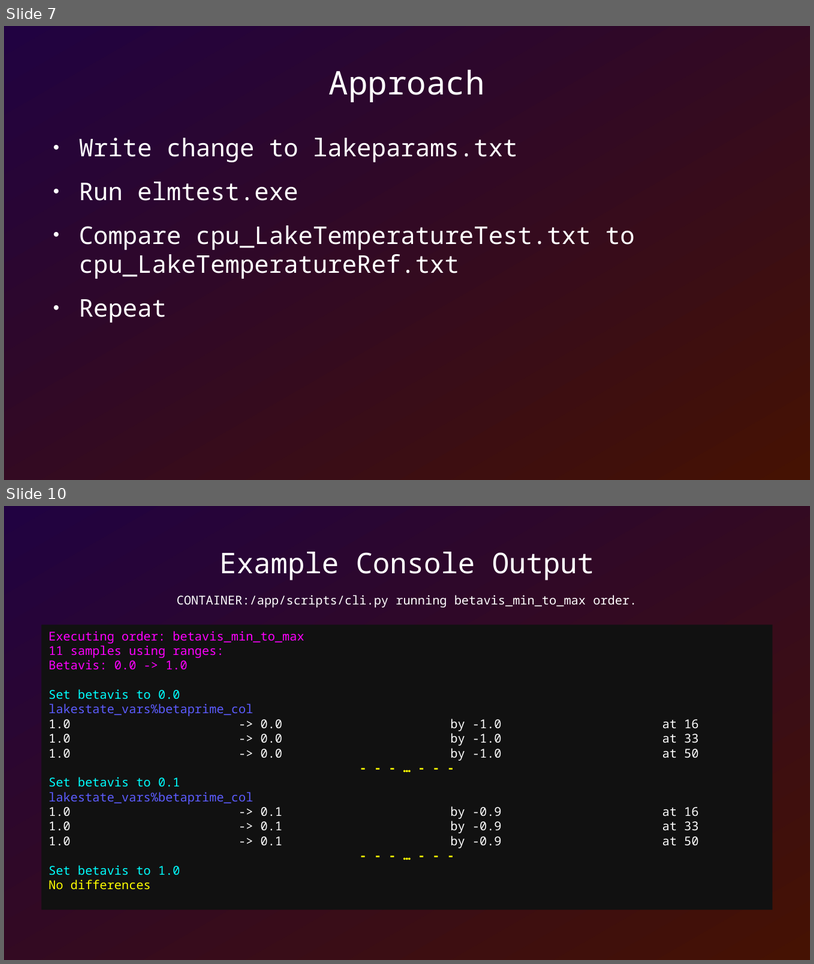
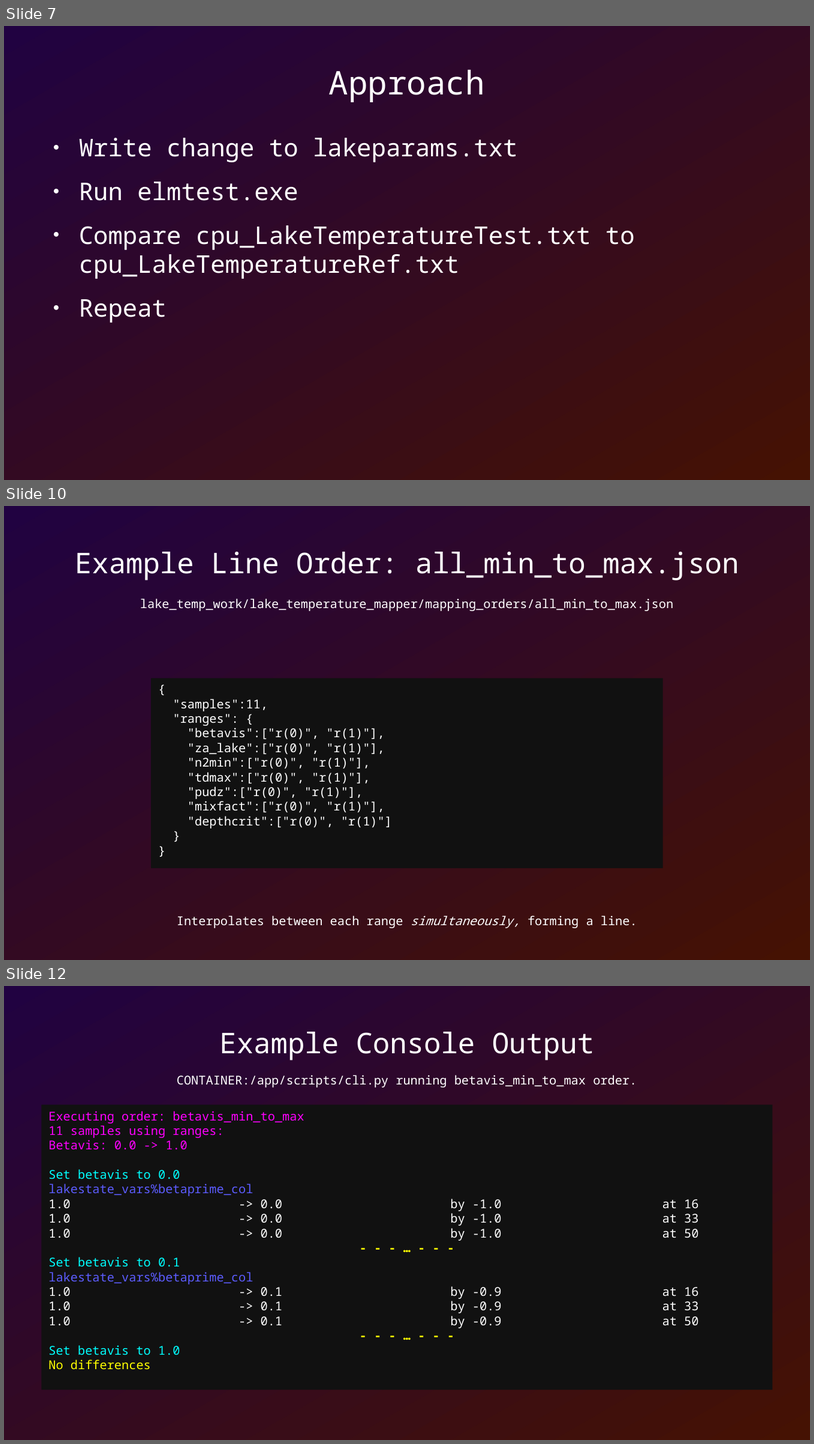
Before and after one commit to SamAllen06/lake_temp_work, a slide deck: documentation/lake_temperature.odp. Shown one above the other, each under a label of ours: slides 7 and 10 before the commit, slides 7, 10 and 12 after it; the slides between them are not shown. The pictures are 814x964 and 814x1444 pixels, drawn with LibreOffice and Linux fonts; fonts in the diff are those of the drawing. Boxes give left, top, right and bottom in pixels: in the first picture for what was removed or moved away, otherwise in the second. Text is boxed around its words. In the diff, an @@ line names an element or a change of style, - is before the commit and + after.

```diff
--- a/documentation/lake_temperature.odp
+++ b/documentation/lake_temperature.odp
@@ slide 10 added at <box>4,506,810,960</box>, background gradient #210241 to #451203 @@
@@ title added at <box>75,552,740,580</box>, 28 pt, text #FFFFFF @@
+Example Line Order: all_min_to_max.json
@@ text added at <box>140,598,674,611</box>, 12 pt, text #FFFFFF @@
+lake_temp_work/lake_temperature_mapper/mapping_orders/all_min_to_max.json
@@ rectangle added at <box>151,678,663,868</box>, fill #111111, 12 pt, text #FFFFFF @@
+{
+"samples":11,
+"ranges": {
+"betavis":["r(0)", "r(1)"],
+"za_lake":["r(0)", "r(1)"],
+"n2min":["r(0)", "r(1)"],
+"tdmax":["r(0)", "r(1)"],
+"pudz":["r(0)", "r(1)"],
+"mixfact":["r(0)", "r(1)"],
+"depthcrit":["r(0)", "r(1)"]
+}
+}
@@ text added at <box>177,915,638,928</box>, 12 pt, text #FFFFFF @@
+Interpolates between each range simultaneously, forming a line.
@@ what was slide 10 is now slide 12 @@
```
Also in this commit, not shown: 2 slides changed, 1 other slide added, 1 other file.
